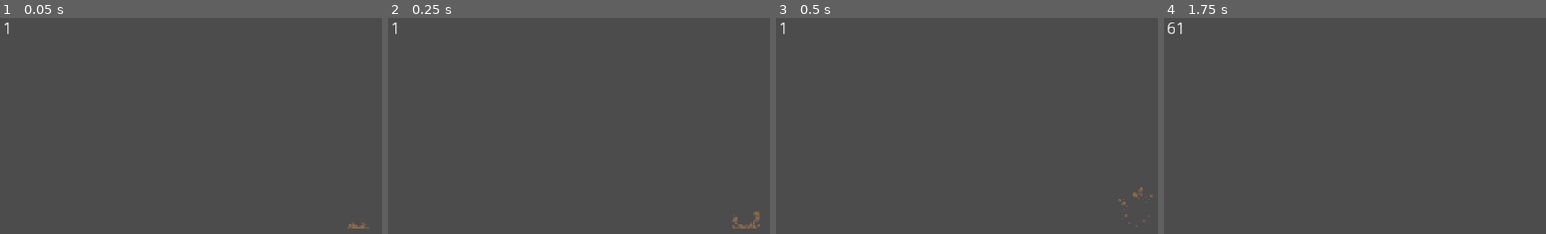
Above: before the commit, frames 1-4 (left to right).
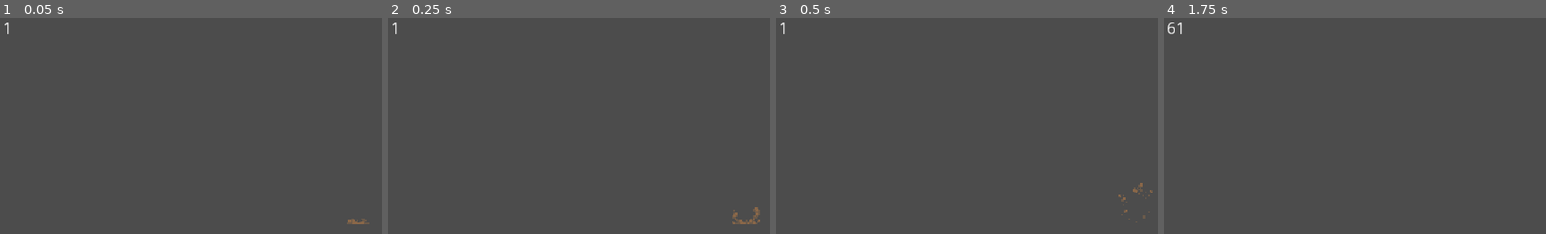
Above: after the commit, the same moments.

Repository: laws65/kag-rewritten
Game: Godot game, scene res://base/entities/content/effects/dust.tscn
The game is run twice, just before and just after one commit, with the same random seed, the same clock (stepped at 60 frames per second) and the same inputs. This scene is started directly instead of the project's main scene.
Inputs (mouse positions are in pixels of both pictures, inside the frame that each line leads up to):
- Up to frame 1 (0.05 s): no input
- Up to frame 2 (0.25 s): no input
- Up to frame 3 (0.5 s): no input
- Up to frame 4 (1.75 s): move the mouse to (outside the picture) at 0.52 s; hold S (crouch) 0.53-1.28 s; hold D (move_right) from 0.53 s (still down); click (outside the picture) at 0.67 s; tap W (jump) at 0.77, 1.52 s; move the mouse to (outside the picture) at 1.27 s; tap S (crouch) at 1.35 s

The runs differ from the first frame. In frame 1, 0.2% of the frame differs, in the area x 90-97%, y 92-98%; in frame 2, 0.4%, in the area x 90-98%, y 87-98%; in frame 3, 0.3%; in frame 4, nothing differs.

Commit message:
Increment dust Y offset

Diff:
--- a/base/entities/content/effects/dust.tscn
+++ b/base/entities/content/effects/dust.tscn
@@ -25,7 +25,7 @@
 [node name="Sprite" type="Sprite" parent="."]
 position = Vector2( 0, -16 )
 texture = ExtResource( 2 )
-offset = Vector2( 16, 0 )
+offset = Vector2( 16, -3 )
 vframes = 9
 
 [node name="Animation" type="AnimationPlayer" parent="."]
